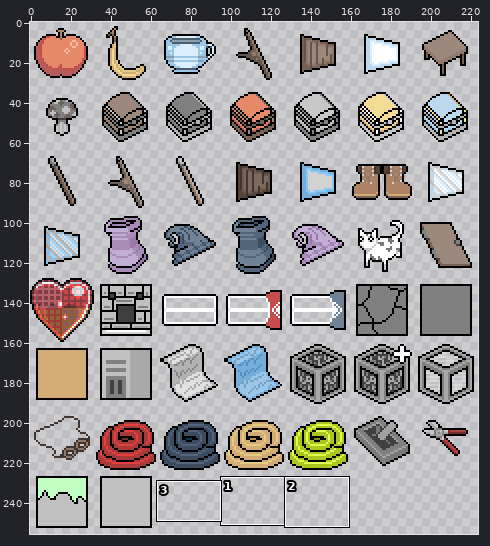
Sprite sheet: Game1/Content/img/icons_32.png. The picture above shows the old version from afar; the outline marks the close-up.
Close-up. First the earlier version:
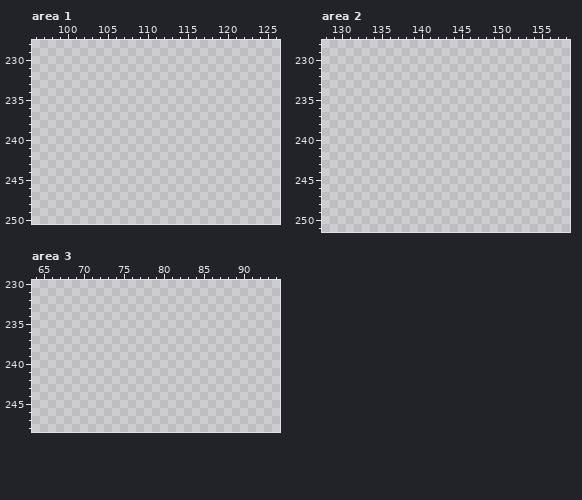
The file is 224x256 pixels. Colours within 5 levels of each other are drawn and written as one. Shown: area 1: x 96..126, y 228..250; area 2: x 128..158, y 228..251; area 3: x 64..94, y 230..248.
After the commit:
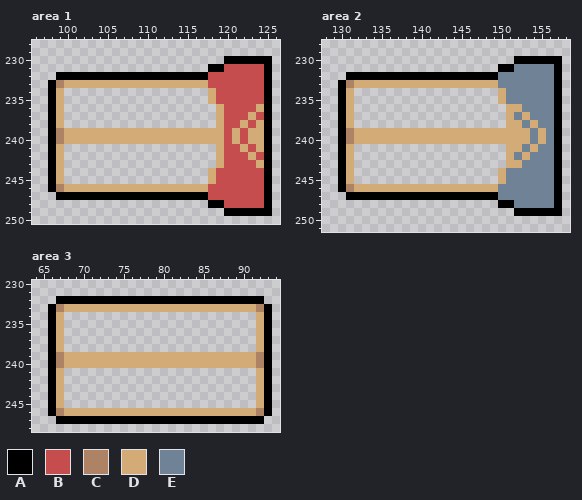
Palette (. is transparent): A #000000  B #c54d4d  C #ae8264  D #d2ab77  E #6f8296
From old to new:
Changed rows in their new state; - is an unchanged pixel.
Area 1:
first column x 98:
230 ----------------------AAAAAA
231 --------------------AABBBBBA
232 -AAAAAAAAAAAAAAAAAAABBBBBBBA
233 ACDDDDDDDDDDDDDDDDDDBBBBBBBA
234 AD------------------DBBBBBBA
235 AD------------------DBBBBBBA
236 AD-------------------DBBBBDA
237 AD-------------------DBBBDBA
238 AD-------------------DBBDBDA
239 ACDDDDDDDDDDDDDDDDDDDDBDBDDA
240 ACDDDDDDDDDDDDDDDDDDDDBDBDDA
241 AD-------------------DBBDBDA
242 AD-------------------DBBBDBA
243 AD-------------------DBBBBDA
244 AD------------------DBBBBBBA
245 AD------------------DBBBBBBA
246 ACDDDDDDDDDDDDDDDDDDBBBBBBBA
247 -AAAAAAAAAAAAAAAAAAABBBBBBBA
248 --------------------AABBBBBA
249 ----------------------AAAAAA
Area 2:
first column x 130:
230 ----------------------AAAAAA
231 --------------------AAEEEEEA
232 -AAAAAAAAAAAAAAAAAAAEEEEEEEA
233 ACDDDDDDDDDDDDDDDDDDEEEEEEEA
234 AD------------------DEEEEEEA
235 AD------------------DEEEEEEA
236 AD-------------------DDEEEEA
237 AD-------------------DEDEEEA
238 AD-------------------DDEDEEA
239 ACDDDDDDDDDDDDDDDDDDDDDDEDEA
240 ACDDDDDDDDDDDDDDDDDDDDDDEDEA
241 AD-------------------DDEDEEA
242 AD-------------------DEDEEEA
243 AD-------------------DDEEEEA
244 AD------------------DEEEEEEA
245 AD------------------DEEEEEEA
246 ACDDDDDDDDDDDDDDDDDDEEEEEEEA
247 -AAAAAAAAAAAAAAAAAAAEEEEEEEA
248 --------------------AAEEEEEA
249 ----------------------AAAAAA
Area 3:
first column x 66:
232 -AAAAAAAAAAAAAAAAAAAAAAAAAA-
233 ACDDDDDDDDDDDDDDDDDDDDDDDDCA
234 AD------------------------DA
235 AD------------------------DA
236 AD------------------------DA
237 AD------------------------DA
238 AD------------------------DA
239 ACDDDDDDDDDDDDDDDDDDDDDDDDCA
240 ACDDDDDDDDDDDDDDDDDDDDDDDDCA
241 AD------------------------DA
242 AD------------------------DA
243 AD------------------------DA
244 AD------------------------DA
245 AD------------------------DA
246 ACDDDDDDDDDDDDDDDDDDDDDDDDCA
247 -AAAAAAAAAAAAAAAAAAAAAAAAAA-
Pixel boxes of the changes (left, top, right, bottom) in both close-ups:
added: (48, 56, 272, 216)
added: (338, 56, 562, 216)
added: (48, 296, 272, 424)
